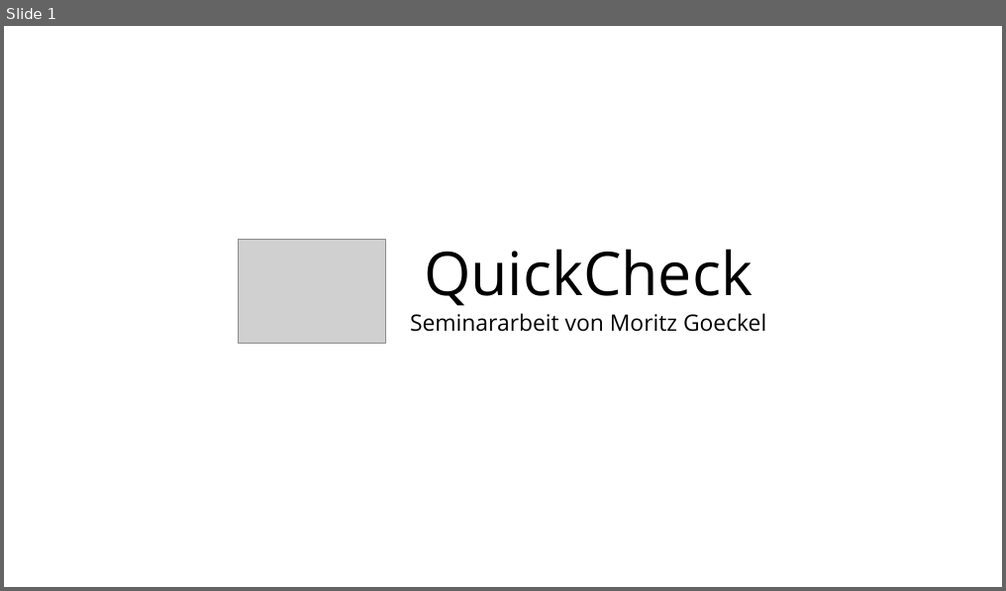
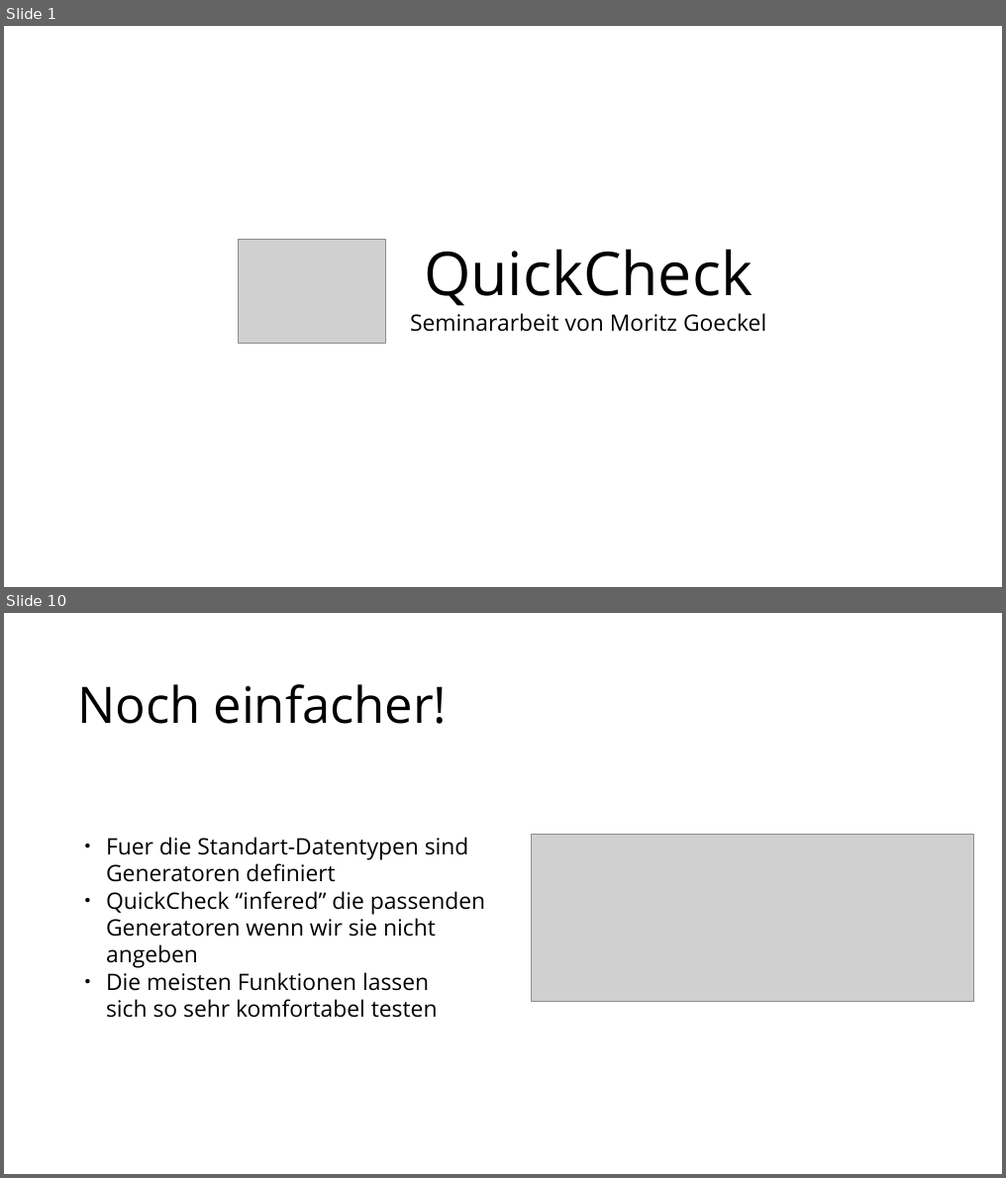
Before and after one commit to MoritzGoeckel/QuickCheck_Experiments, a slide deck: Praesentation.odp. Shown one above the other, each under a label of ours: slide 1 before the commit, slides 1 and 10 after it; the slides between them are not shown. The pictures are 1006x591 and 1006x1178 pixels, drawn with LibreOffice and Linux fonts; fonts in the diff are those of the drawing; grey boxes stand for pictures. Boxes give left, top, right and bottom in pixels: in the first picture for what was removed or moved away, otherwise in the second. Text is boxed around its words. In the diff, an @@ line names an element or a change of style, - is before the commit and + after.

```diff
--- a/Praesentation.odp
+++ b/Praesentation.odp
@@ slide 10 added at bbox=[4, 613, 1002, 1174], background #FFFFFF @@
@@ text added at bbox=[77, 684, 448, 724], 40 pt, text #000000 @@
+Noch einfacher!
@@ text added at bbox=[106, 837, 485, 1018], 18 pt, text #000000 @@
+● Fuer die Standart-Datentypen sind
+  Generatoren definiert
+● QuickCheck “infered” die passenden
+  Generatoren wenn wir sie nicht
+  angeben
+● Die meisten Funktionen lassen
+  sich so sehr komfortabel testen
@@ picture added at bbox=[532, 834, 974, 1001] @@
```
Also in this commit, not shown: 5 slides changed, 6 other slides added, 4 slides removed, 12 other files.
